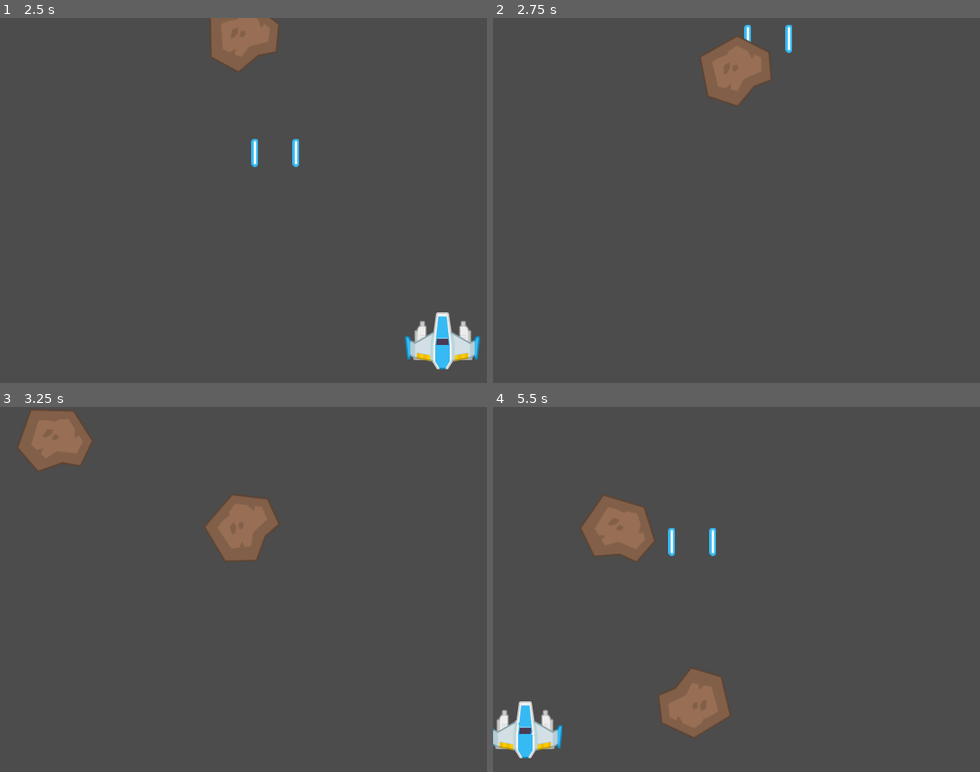
Above: before the commit, frames 1-4 (two rows, left to right).
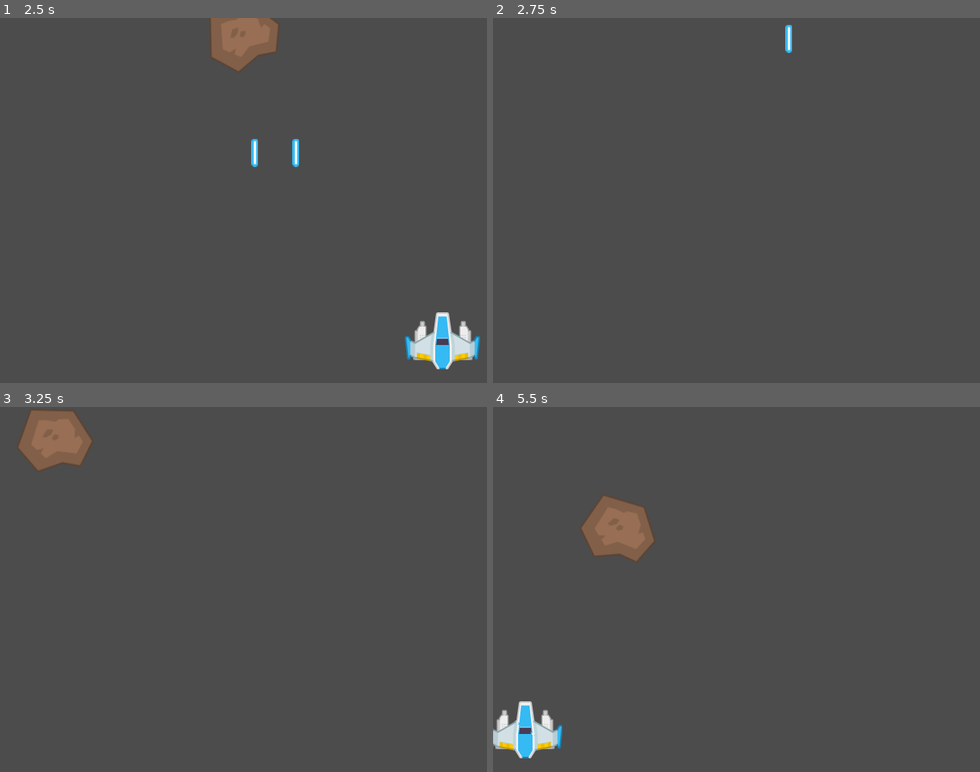
Above: after the commit, the same moments.

Repository: VitorRodrigues/SpaceRescue-Godot
Game: Godot game, scene res://Level1.tscn
The game is run twice, just before and just after one commit, with the same random seed, the same clock (stepped at 60 frames per second) and the same inputs.
Inputs:
- Up to frame 1 (2.5 s): tap Enter at 0.5 s; hold Right (ui_right) 0.53-1.28 s; tap Space (fire) at 0.6, 1.35, 2.1 s; hold Left (ui_left) 1.28-2.03 s; hold Right (ui_right) from 2.03 s (still down)
- Up to frame 2 (2.75 s): keep holding Right (ui_right)
- Up to frame 3 (3.25 s): keep holding Right (ui_right); tap Space (fire) at 2.85 s
- Up to frame 4 (5.5 s): release Right (ui_right) at 3.53 s; hold Left (ui_left) from 3.53 s (still down); tap Space (fire) at 3.6, 4.35, 5.1 s

Frame 1 is identical in both runs. In frame 2, 1.9% of the frame differs, in the area x 42-58%, y 1-25%; in frame 3, 1.9%; in frame 4, 2.1%, in the area x 33-49%, y 33-91%.

Commit message:
Change collision detection method

Diff:
--- a/Prefabs/Fire.tscn
+++ b/Prefabs/Fire.tscn
@@ -7,10 +7,10 @@
 radius = 4.5238
 height = 28.4693
 
-[node name="beam" type="Area2D"]
+[node name="fire" type="Area2D"]
 z_index = -1
-collision_layer = 0
-collision_mask = 0
+collision_layer = 8
+collision_mask = 8
 script = ExtResource( 1 )
 
 [node name="Sprite" type="Sprite" parent="."]
@@ -18,3 +18,4 @@
 
 [node name="CollisionShape2D" type="CollisionShape2D" parent="."]
 shape = SubResource( 1 )
+[connection signal="area_entered" from="." to="." method="_on_fire_area_entered"]
--- a/Prefabs/Meteor.tscn
+++ b/Prefabs/Meteor.tscn
@@ -1,12 +1,15 @@
 [gd_scene load_steps=3 format=2]
 
-[ext_resource path="res://Meteor.gd" type="Script" id=1]
+[ext_resource path="res://Scripts/Meteor.gd" type="Script" id=1]
 [ext_resource path="res://Assets/Meteors/meteorBrown_big1.png" type="Texture" id=2]
 
 [node name="Meteor" type="Area2D"]
 collision_layer = 8
 collision_mask = 8
 script = ExtResource( 1 )
+__meta__ = {
+"_edit_group_": true
+}
 
 [node name="Sprite" type="Sprite" parent="."]
 texture = ExtResource( 2 )
--- a/Prefabs/MeteorSpawner.tscn
+++ b/Prefabs/MeteorSpawner.tscn
@@ -1,6 +1,7 @@
 [gd_scene load_steps=2 format=2]
 
-[ext_resource path="res://Prefabs/MeteorSpawner.gd" type="Script" id=1]
+[ext_resource path="res://Scripts/MeteorSpawner.gd" type="Script" id=1]
+
 
 [node name="MeteorSpawner" type="Node2D"]
 script = ExtResource( 1 )
--- a/Scripts/Fire.gd
+++ b/Scripts/Fire.gd
@@ -1,11 +1,11 @@
 extends Area2D
+class_name Fire
 
-
-class_name Fire
-# Declare member variables here. Examples:
+# ---- VARIABLES -----
 export var power = 50
 export var speed = 600
 
+# ---- PROCESSING -----
 func _process(delta):
 	if position.y < -100:
 		queue_free()
@@ -13,3 +13,13 @@
 func _physics_process(delta):
 	position += Vector2(0, -speed * delta)
 	pass
+
+# ---- COLLISIONS -----
+func _on_fire_area_entered(area):
+	hit()
+	if area.is_in_group(Game.ENEMY_GROUP):
+		area.hit()
+
+# ---- FUNCTIONS -----
+func hit():
+	queue_free()
--- /dev/null
+++ b/Scripts/Game.gd
@@ -0,0 +1,13 @@
+extends Node
+
+# Declare member variables here. Examples:
+# var a = 2
+# var b = "text"
+const ENEMY_GROUP = "enemy"
+# Called when the node enters the scene tree for the first time.
+func _ready():
+	pass # Replace with function body.
+
+# Called every frame. 'delta' is the elapsed time since the previous frame.
+#func _process(delta):
+#	pass
--- a/Meteor.gd
+++ b/Scripts/Meteor.gd
@@ -2,11 +2,15 @@
 
 class_name Meteor
 
+# ---- VARIABLES -----
 export var speed = 300
 export var rotation_speed = 2
+export var life = 4
 var rot = 0
 
+# ---- PROCESSING -----
 func _ready():
+	add_to_group(Game.ENEMY_GROUP)
 	randomize()
 	rot = deg2rad(rand_range(-rotation_speed, rotation_speed))
 
@@ -17,3 +21,7 @@
 	if position.y > get_viewport_rect().end.y + 60:
 		queue_free()
 	pass
+
+# ---- FUNCTIONS -----
+func hit():
+	queue_free()
--- a/Scripts/Player.gd
+++ b/Scripts/Player.gd
@@ -31,3 +31,6 @@
 	var fire = beam_prefab.instance()
 	fire.position = get_node(node).global_position
 	get_parent().add_child(fire)
+
+func hit():
+	queue_free()
--- a/project.godot
+++ b/project.godot
@@ -17,7 +17,7 @@
 "base": "Area2D",
 "class": "Meteor",
 "language": "GDScript",
-"path": "res://Meteor.gd"
+"path": "res://Scripts/Meteor.gd"
 } ]
 _global_script_class_icons={
 "Fire": "",
@@ -29,6 +29,10 @@
 config/name="SpaceRescue"
 run/main_scene="res://Level1.tscn"
 config/icon="res://icon.png"
+
+[autoload]
+
+Game="*res://Scripts/Game.gd"
 
 [display]
 
Renamed: Prefabs/MeteorSpawner.gd -> Scripts/MeteorSpawner.gd
